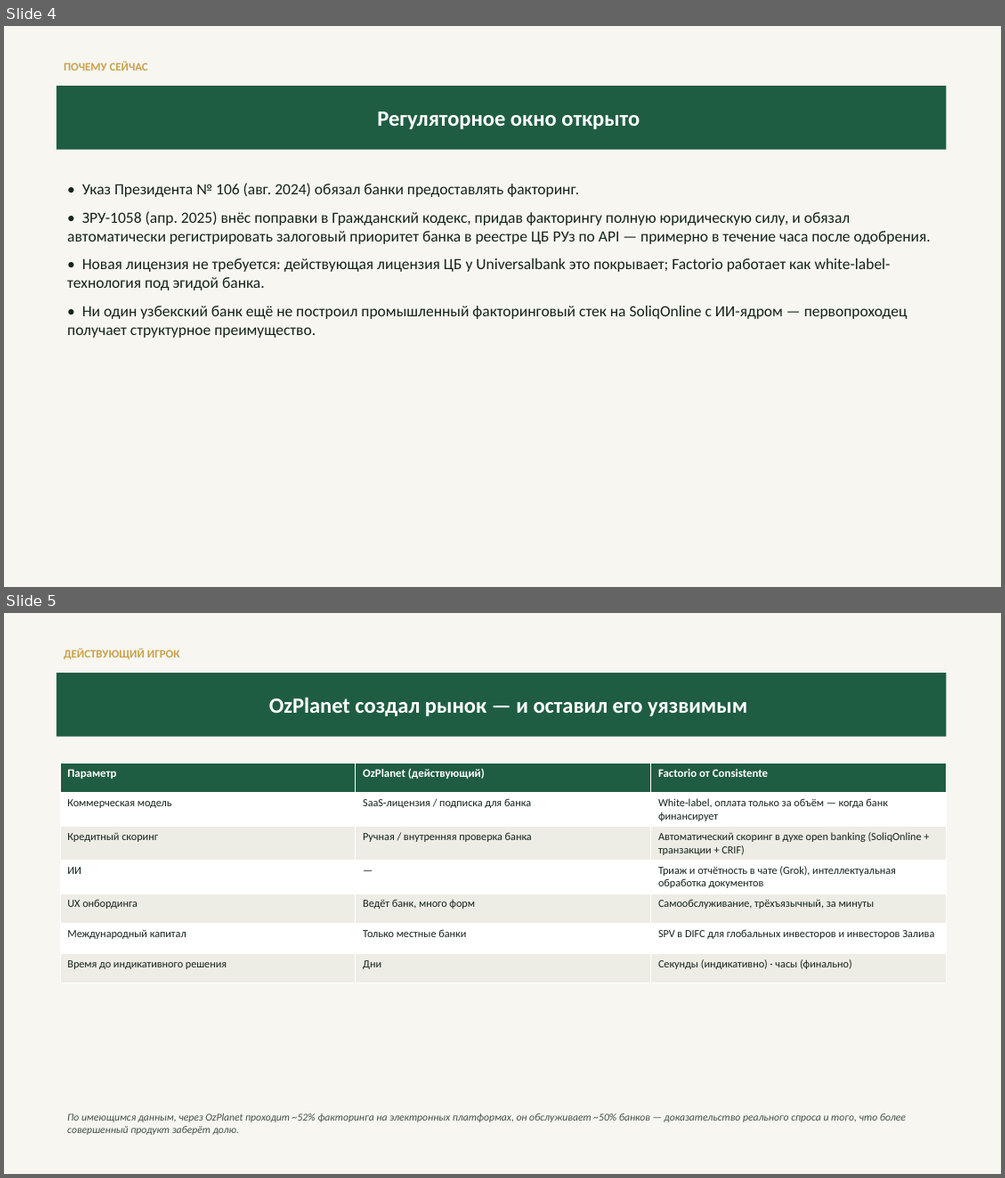
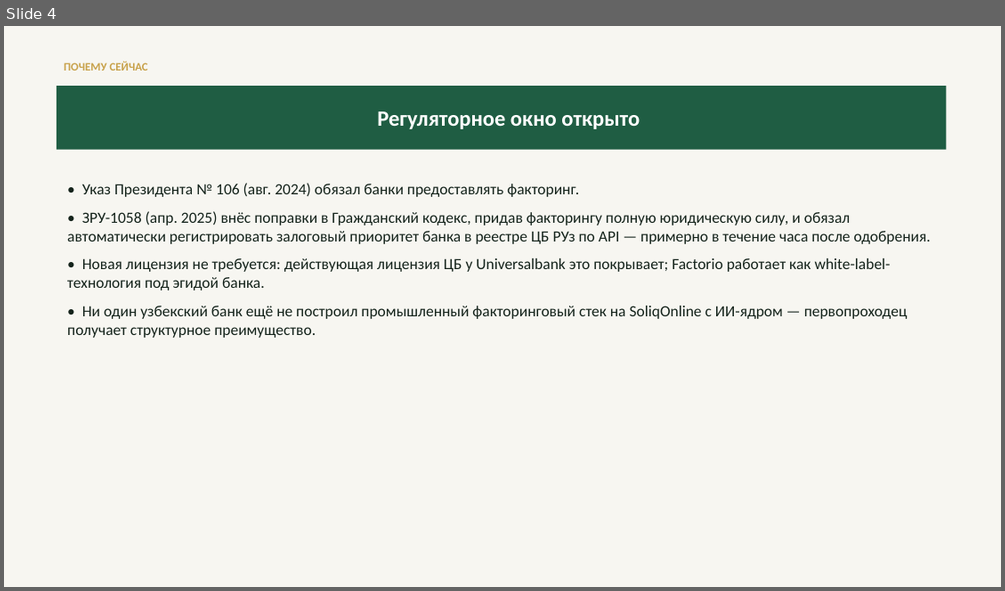
Before and after one commit to predictivelabsai/factorio, a slide deck: docs/universalbank_consistente_proposal_ru.pptx. Shown one above the other, each under a label of ours: slides 4 and 5 before the commit, slide 4 after it. The pictures are 1005x1178 and 1005x591 pixels, drawn with LibreOffice and Linux fonts; fonts in the diff are those of the drawing. Boxes give left, top, right and bottom in pixels: in the first picture for what was removed or moved away, otherwise in the second. Text is boxed around its words. In the diff, an @@ line names an element or a change of style, - is before the commit and + after.

```diff
--- a/docs/universalbank_consistente_proposal_ru.pptx
+++ b/docs/universalbank_consistente_proposal_ru.pptx
@@ slide 5 removed at [4,613,1001,1174], background #FFFFFF @@
@@ rectangle removed at [4,613,1001,1174] @@
@@ text removed at [64,648,180,659] @@
-ДЕЙСТВУЮЩИЙ ИГРОК
@@ rectangle removed at [57,673,947,737] @@
-OzPlanet создал рынок — и оставил его уязвимым
@@ table removed at [60,763,947,973], 7 rows, 3 columns @@
-Параметр | OzPlanet (действующий) | Factorio от Consistente
-Коммерческая модель | SaaS-лицензия / подписка для банка | White-label, оплата только за объём — когда банк финансирует
-Кредитный скоринг | Ручная / внутренняя проверка банка | Автоматический скоринг в духе open banking (SoliqOnline + транзакции + CRIF)
-ИИ | — | Триаж и отчётность в чате (Grok), интеллектуальная обработка документов
-UX онбординга | Ведёт банк, много форм | Самообслуживание, трёхъязычный, за минуты
-Международный капитал | Только местные банки | SPV в DIFC для глобальных инвесторов и инвесторов Залива
-Время до индикативного решения | Дни | Секунды (индикативно) · часы (финально)
@@ text removed at [67,1113,906,1135] @@
-По имеющимся данным, через OzPlanet проходит ~52% факторинга на электронных платформах, он обслуживает ~50% банков — доказательство реального спроса и того, что более совершенный продукт заберёт долю.
```
Also in this commit, not shown: 3 slides changed, 7 slides added, 33 other files.
